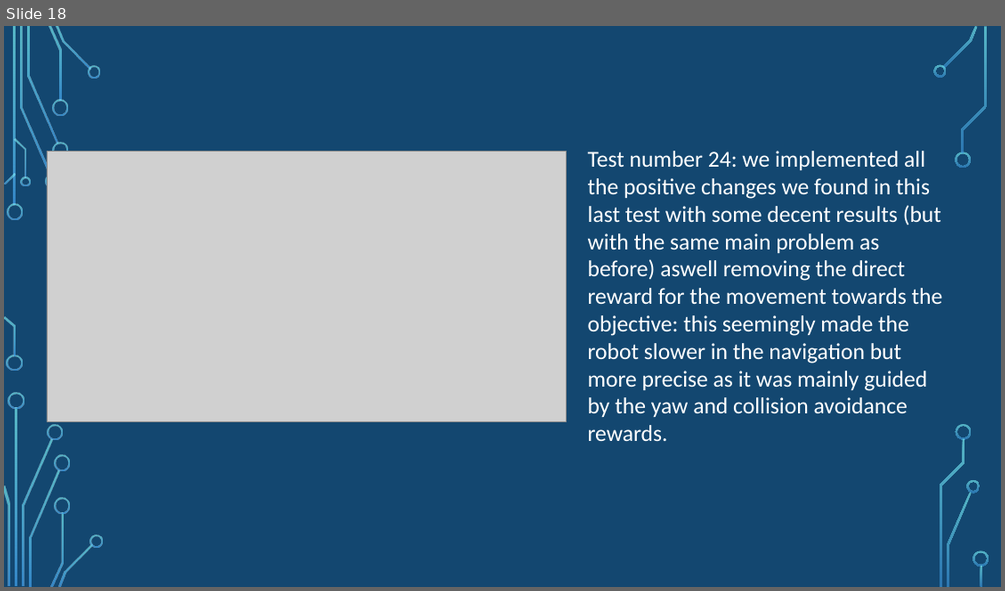
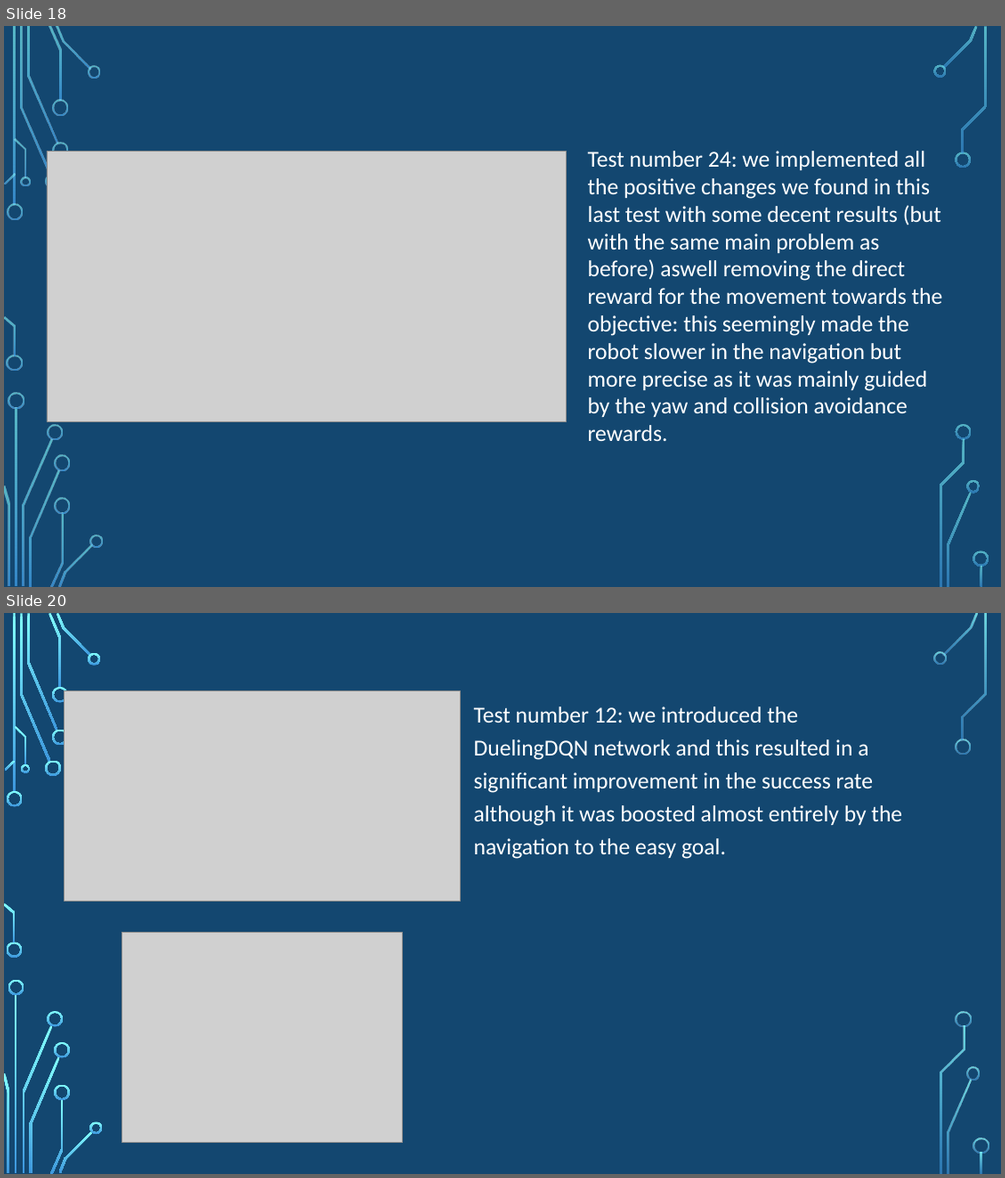
Before and after one commit to SSimuzzz/MobileRobotNavigation, a slide deck: Mini-Project/Group K Final Presentation.pptx. Shown one above the other, each under a label of ours: slide 18 before the commit, slides 18 and 20 after it; the slides between them are not shown. The pictures are 1005x591 and 1005x1178 pixels, drawn with LibreOffice and Linux fonts; fonts in the diff are those of the drawing; grey boxes stand for pictures; background and template pictures are left out. Boxes give left, top, right and bottom in pixels: in the first picture for what was removed or moved away, otherwise in the second. Text is boxed around its words. In the diff, an @@ line names an element or a change of style, - is before the commit and + after.

Commit message:
Start modifing final presentation, modified goal statistic plot generation

```diff
--- a/Mini-Project/Group K Final Presentation.pptx
+++ b/Mini-Project/Group K Final Presentation.pptx
@@ slide 20 added at (x1=4, y1=613, x2=1001, y2=1174), background picture (left out); not listed: 17 template elements that a slide beside it also shows @@
@@ picture added at (x1=65, y1=690, x2=461, y2=900) @@
@@ text added at (x1=474, y1=706, x2=902, y2=859), 22 pt, text #FFFFFF @@
+Test number 12: we introduced the DuelingDQN network and this resulted in a significant improvement in the success rate although it was boosted almost entirely by the navigation to the easy goal.
@@ picture added at (x1=122, y1=933, x2=403, y2=1143) @@
@@ group added at (x1=7, y1=652, x2=989, y2=1172): 19 freeform shapes @@
```
Also in this commit, not shown: 3 slides changed, 1 other slide added, 7 other files.
